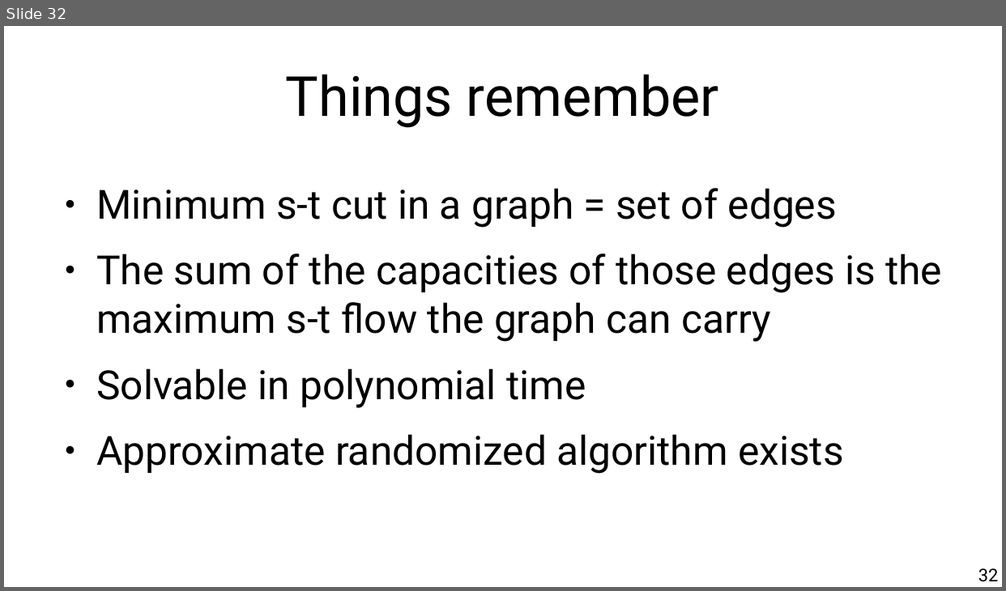
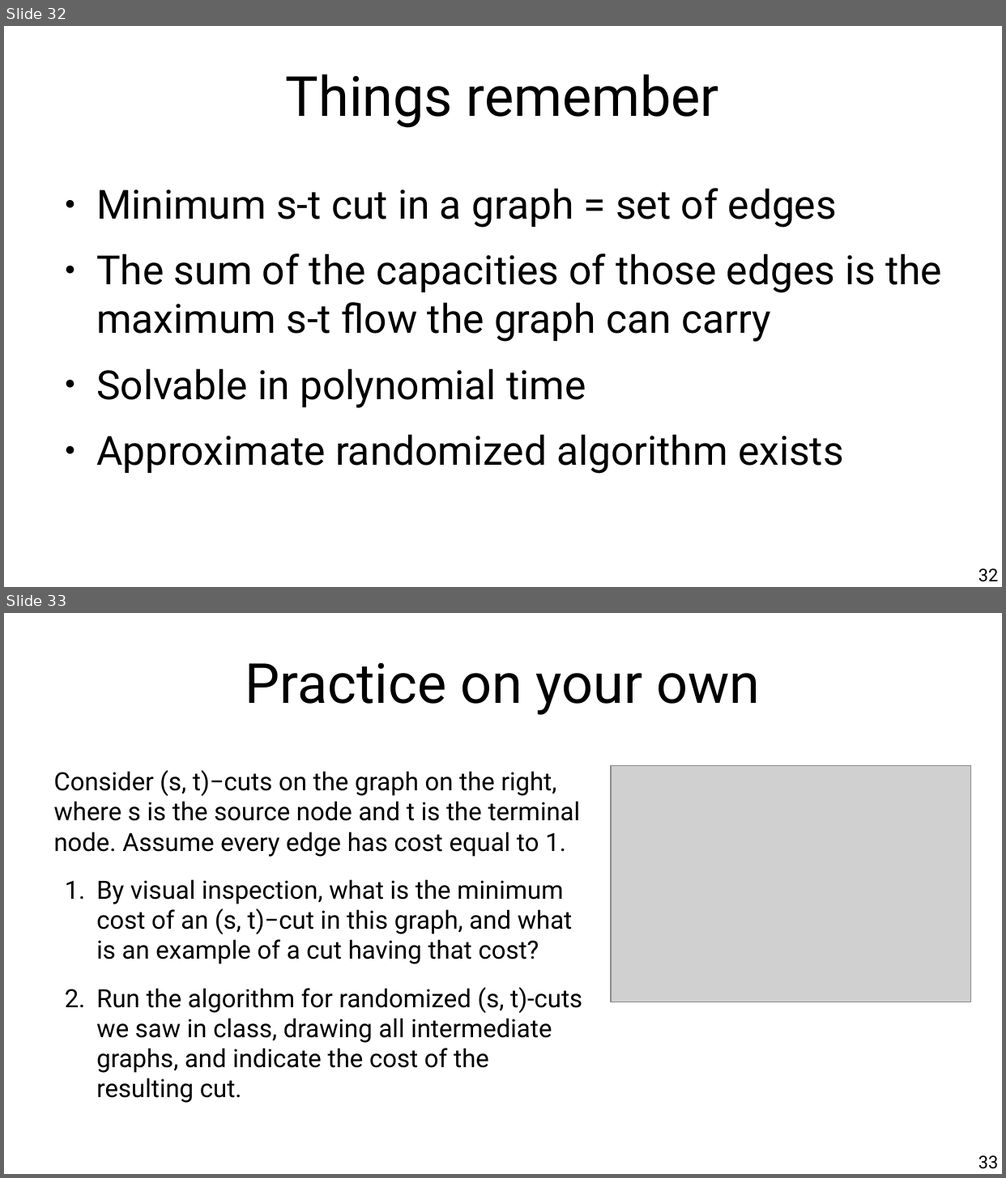
Before and after one commit to chatox/networks-science-course, a slide deck: theory/odp/tt20_network_flows.odp. Shown one above the other, each under a label of ours: slide 32 before the commit, slides 32 and 33 after it. The pictures are 1006x591 and 1006x1178 pixels, drawn with LibreOffice and Linux fonts; fonts in the diff are those of the drawing; grey boxes stand for pictures. Boxes give left, top, right and bottom in pixels: in the first picture for what was removed or moved away, otherwise in the second. Text is boxed around its words. In the diff, an @@ line names an element or a change of style, - is before the commit and + after.

```diff
--- a/theory/odp/tt20_network_flows.odp
+++ b/theory/odp/tt20_network_flows.odp
@@ slide 33 added at <box>4,613,1002,1174</box>, background #FFFFFF @@
@@ title added at <box>245,662,760,715</box>, 44 pt, text #000000 @@
+Practice on your own
@@ text added at <box>54,770,582,1103</box>, 20 pt, text #000000 @@
+Consider (s, t)−cuts on the graph on the right, where s is the source node and t is the terminal node. Assume every edge has cost equal to 1.
+1. By visual inspection, what is the minimum cost of an (s, t)−cut in this graph, and what is an example of a cut having that cost?
+2. Run the algorithm for randomized (s, t)-cuts we saw in class, drawing all intermediate graphs, and indicate the cost of the resulting cut.
@@ picture added at <box>611,765,971,1003</box> @@
@@ page number added at <box>978,1156,998,1169</box>, 14 pt, text #000000 @@
+33
```
Also in this commit, not shown: 12 slides changed, 6 other files.
